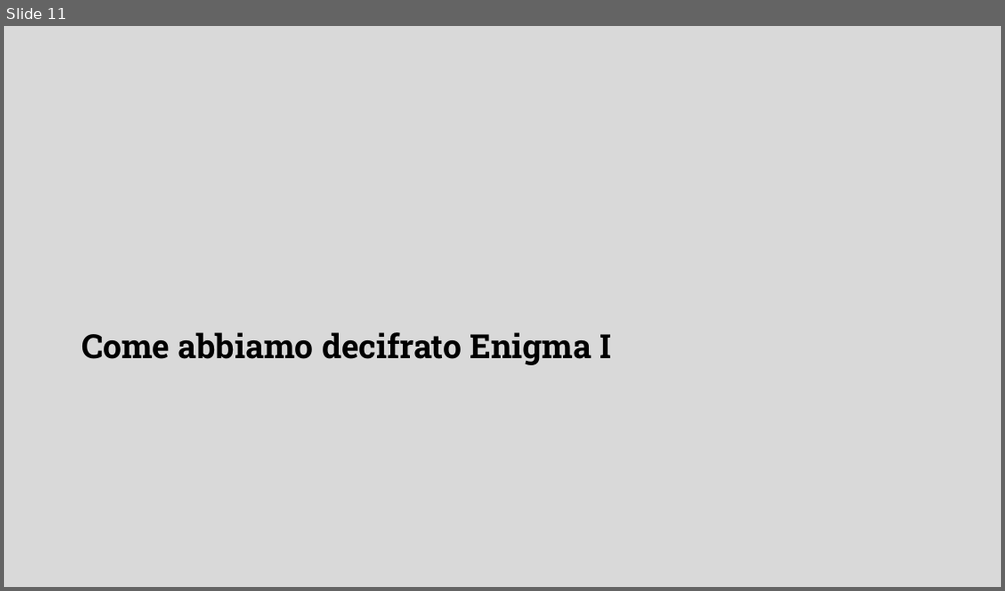
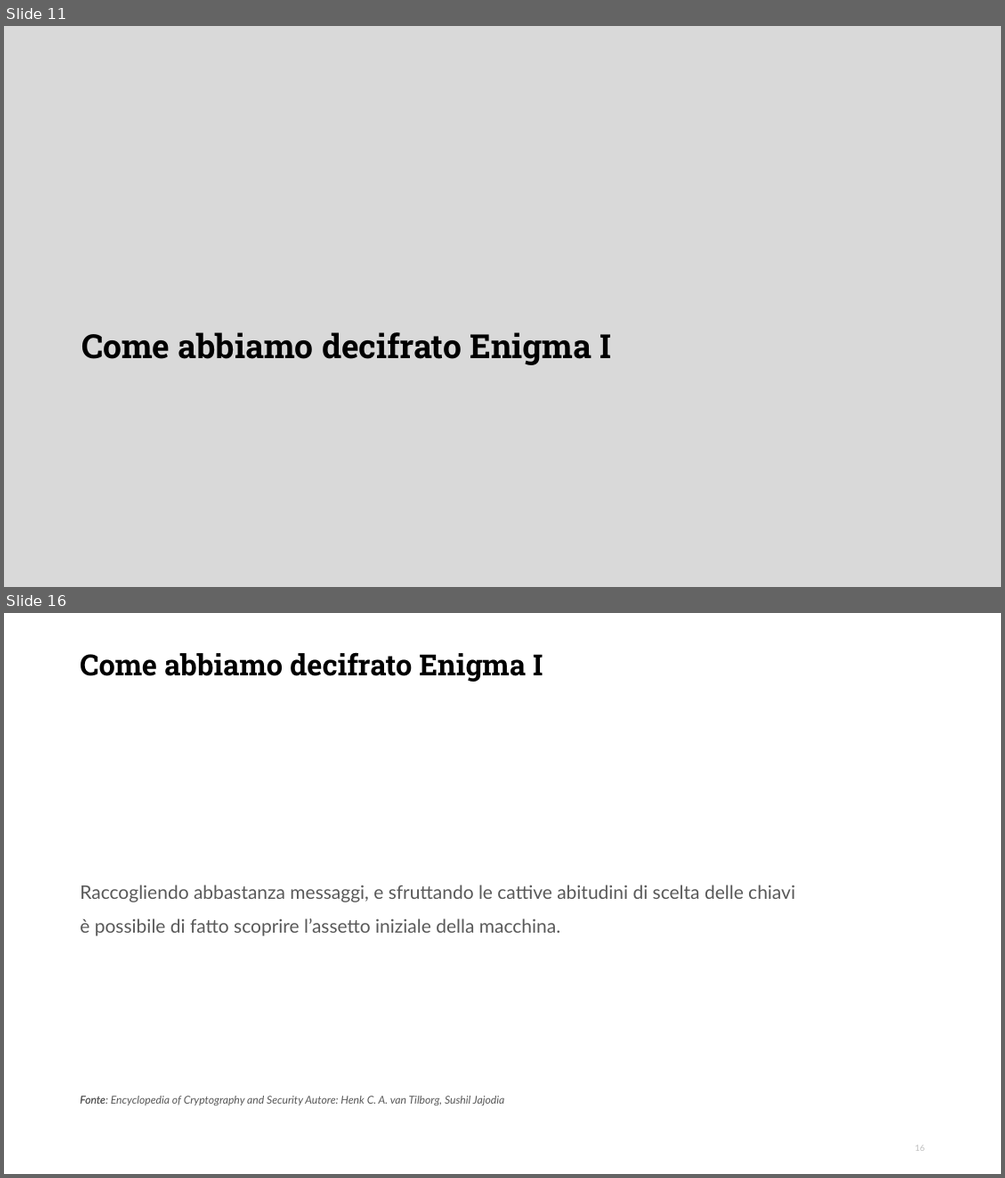
Before and after one commit to DanieleFerretti03/tesi-enigma, a slide deck: presentazione.odp. Shown one above the other, each under a label of ours: slide 11 before the commit, slides 11 and 16 after it; the slides between them are not shown. The pictures are 1005x591 and 1005x1178 pixels, drawn with LibreOffice and Linux fonts; fonts in the diff are those of the drawing; background and template pictures are left out. Boxes give left, top, right and bottom in pixels: in the first picture for what was removed or moved away, otherwise in the second. Text is boxed around its words. In the diff, an @@ line names an element or a change of style, - is before the commit and + after.

Commit message:
Completato capitolo Come abbiamo decifrato Enigma I

```diff
--- a/presentazione.odp
+++ b/presentazione.odp
@@ slide 16 added at bbox=[4, 613, 1001, 1174], background #FFFFFF @@
@@ title added at bbox=[80, 652, 542, 682], 28 pt, text #000000, bold @@
+Come abbiamo decifrato Enigma I
@@ text added at bbox=[80, 884, 795, 936], 18 pt, text #595959 @@
+Raccogliendo abbastanza messaggi, e sfruttando le cattive abitudini di scelta delle chiavi
+è possibile di fatto scoprire l’assetto iniziale della macchina.
@@ text added at bbox=[80, 1095, 105, 1103], 10.5 pt, text #595959, italic @@
+Fonte
@@ text added at bbox=[111, 1095, 504, 1105], 10.5 pt, text #595959, italic @@
+Fonte: Encyclopedia of Cryptography and Security Autore: Henk C. A. van Tilborg, Sushil Jajodia
@@ page number added at bbox=[914, 1144, 924, 1151], 8.2 pt, text #BFBFBF @@
+16
```
Also in this commit, not shown: 1 slide changed, 9 other slides added, 1 slide removed, 1 other file.
